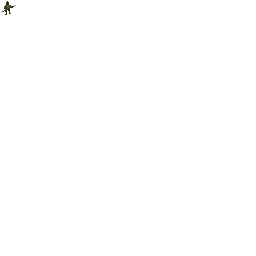
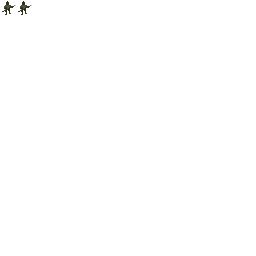
Revision of a layered 256px x 256px image; what changed, layer by layer:
painted on "Background" over [18, 1, 32, 15]
